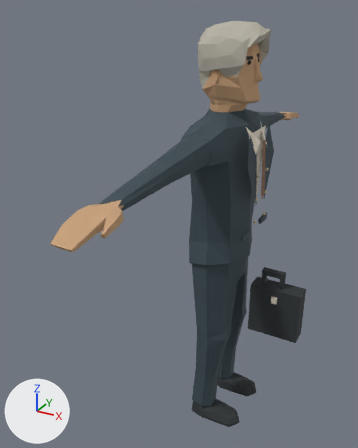
Before and after pictures for a commit that changed the glTF model public/assets/characters/office/office-sungho.glb.
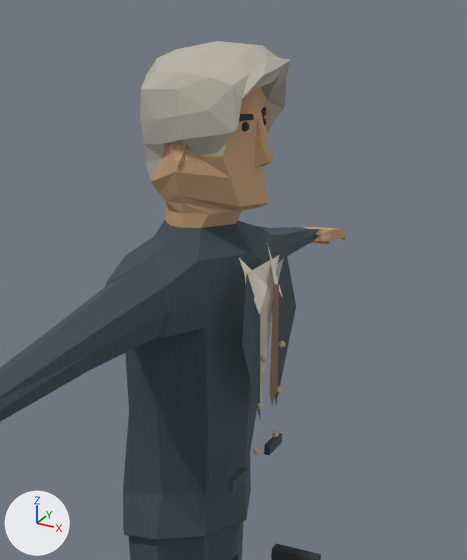
The first picture shows the older version from a camera (50 mm lens) standing at (0.83, -1.95, 1.95) and looking at (-0.18, -0.12, 1.04). The close-ups show the older and then the newer version on the part from 36% to 100% of the width and 0% to 61% of the height of that picture. Only the edits that show in the close-ups are written down. Every picture has the same lights, and +X, +Y and +Z are marked at lower left. Where no turn or scale is listed for an object, it has been applied to the vertices.

The first close-up shows 'Collar', 'Collar.001', 'Human_Mesh', 'Shirt inset', 'Tailored lapel', 'Tailored lapel.001', 'Tie', 'office-sungho_CaseHandleGrip' and 3 more.
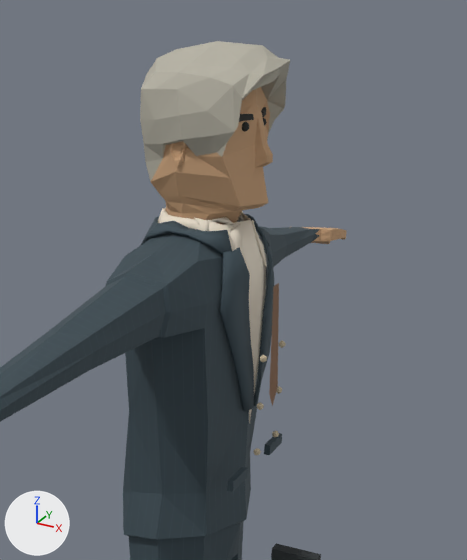
Changed parts and their boxes (x1, y1, x2, y2) in the close-ups (467 x 560 px):
'office-sungho_Fit_lapel', added (blue)
    after: (141, 214, 274, 411)
'office-sungho_Fit_shirt_v', added (pale yellow)
    after: (194, 212, 266, 423)
'Tailored lapel', deleted
    before: (242, 274, 260, 419)
'Tailored lapel.001', deleted
    before: (272, 252, 296, 405)
'Shirt inset', deleted (pale yellow)
    before: (245, 255, 279, 402)
'office-sungho_Fit_shirt_collar', added (pale yellow)
    after: (158, 208, 267, 267)
'Collar', deleted (pale yellow)
    before: (239, 258, 268, 314)
'Collar.001', deleted
    before: (267, 243, 283, 297)

Edits to the bpy script that builds the scene:
```text
Add me_office_sungho_fit_shirt_v:
    me_office_sungho_fit_shirt_v.from_pydata(...)  # 66 vertices, 128 faces; spans x 0.015..0.123, y -0.101..0.101, z 1.127..1.58
    me_office_sungho_fit_shirt_v.materials.append(mat_shirt)  # pale yellow #eee4d2
Add me_office_sungho_fit_shirt_collar:
    me_office_sungho_fit_shirt_collar.from_pydata(...)  # 92 vertices, 172 faces; spans x -0.119..0.118, y -0.113..0.116, z 1.46..1.573
    me_office_sungho_fit_shirt_collar.materials.append(mat_shirt)  # pale yellow #eee4d2
Add me_office_sungho_fit_lapel:
    me_office_sungho_fit_lapel.from_pydata(...)  # 156 vertices, 300 faces; spans x -0.143..0.135, y -0.144..0.146, z 1.166..1.567
    me_office_sungho_fit_lapel.materials.append(mat_coat_001)  # picture img_office_sungho_coat_pinstripe
Remove ob_collar:
    ob_collar = bpy.data.objects.new('Collar', me_collar)
    ob_collar.location = (0.0, 0.0, 0.002)
Remove ob_collar_001:
    ob_collar_001 = bpy.data.objects.new('Collar.001', me_collar_001)
    ob_collar_001.location = (0.0, 0.0, 0.002)
Remove ob_shirt_inset:
    ob_shirt_inset = bpy.data.objects.new('Shirt inset', me_shirt_inset)
    ob_shirt_inset.location = (0.0, 0.0, 0.002)
Remove ob_tailored_lapel:
    ob_tailored_lapel = bpy.data.objects.new('Tailored lapel', me_tailored_lapel)
    ob_tailored_lapel.location = (0.0, 0.0, 0.002)
Remove ob_tailored_lapel_001:
    ob_tailored_lapel_001 = bpy.data.objects.new('Tailored lapel.001', me_tailored_lapel_001)
    ob_tailored_lapel_001.location = (0.0, 0.0, 0.002)
Add ob_office_sungho_fit_shirt_v:
    ob_office_sungho_fit_shirt_v = bpy.data.objects.new('office-sungho_Fit_shirt_v', me_office_sungho_fit_shirt_v)
    ob_office_sungho_fit_shirt_v.location = (0.0, 0.0, 0.002)
Add ob_office_sungho_fit_shirt_collar:
    ob_office_sungho_fit_shirt_collar = bpy.data.objects.new('office-sungho_Fit_shirt_collar', me_office_sungho_fit_shirt_collar)
    ob_office_sungho_fit_shirt_collar.location = (0.0, 0.0, 0.002)
Add ob_office_sungho_fit_lapel:
    ob_office_sungho_fit_lapel = bpy.data.objects.new('office-sungho_Fit_lapel', me_office_sungho_fit_lapel)
    ob_office_sungho_fit_lapel.location = (0.0, 0.0, 0.002)
```
